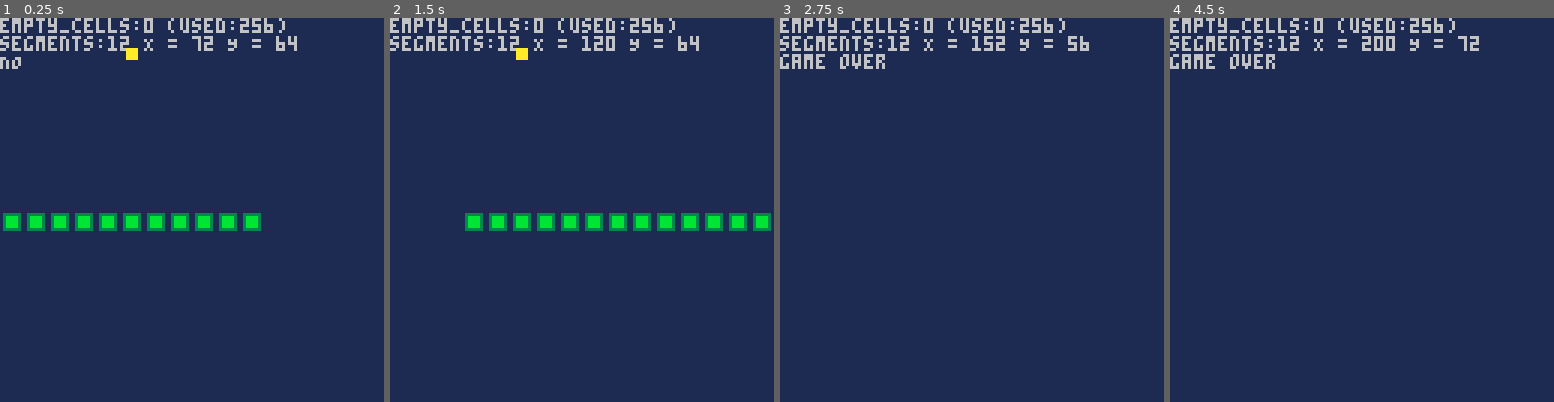
Above: before the commit, frames 1-4 (left to right).
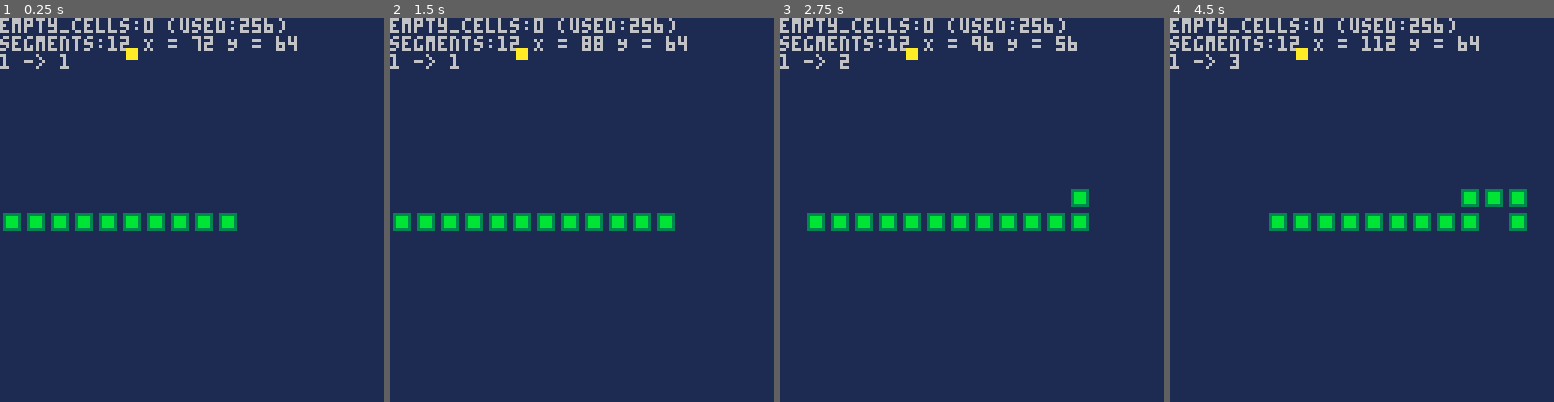
Above: after the commit, the same moments.

Repository: kakardo/Pico-8
Game: PICO-8 cartridge snake.p8
Two runs of this game, one before a commit and one after it. Both use one fixed random seed, a clock stepped at 60 frames per second and the inputs below.
Inputs:
- Up to frame 1 (0.25 s): no input
- Up to frame 2 (1.5 s): tap X (X key) at 0.33, 1.07 s; tap O (Z key) at 0.7 s
- Up to frame 3 (2.75 s): hold Right 1.6-2.1 s; tap O (Z key) at 1.7, 2.1, 2.5 s; tap X (X key) at 1.85 s; hold Up 2.15-2.42 s; hold Right from 2.47 s (still down)
- Up to frame 4 (4.5 s): tap O (Z key) every 0.4 s from 2.9 to 4.1 s; tap X (X key) at 2.97, 4.08 s; release Right at 3.03 s; hold Left 3.08-3.58 s; hold Down 3.63-3.97 s; hold Right from 4.02 s (still down)

The runs differ from the first frame. In frame 1, 0.4% of the frame differs, in the area x 0-68%, y 9-56%; in frame 2, 2.1%; in frame 3, 3.9%, in the area x 0-81%, y 4-56%; in frame 4, 3.7%.

Commit message:
Turning into body= snake ignores and continues forward (if possible)
Snake has a clear path in the current direction. If a turn command is given to the snake and there is no path to go because of the snakes body, the snake will ignore the command and continue forward unto the open and free path.

Diff:
--- a/main.lua
+++ b/main.lua
@@ -42,7 +42,7 @@
 step = 1
 
 -- game loop tick
-tick_goal = 5 -- Default = 5
+tick_goal = 15 -- Default = 5
 tick_count = 0
 
 score = 0
@@ -111,6 +111,7 @@
 			  " (used:"..used_cells..")")
 		print("segments:"..body.segments..
 			  ' X = '..head.x..' Y = '..head.y)
+	print(button_pushed.." -> "..head.dir)
 	end
 end
 
--- a/movement.lua
+++ b/movement.lua
@@ -34,16 +34,7 @@
 -- Move snake and update variable "just_moved" to TRUE
 function move()
 	went_backwards = avert_going_backwards()
-	if (went_backwards == true) then
-		--empty_cells_free(head.x, head.y)
-	end
-
 	update_snake(button_pushed)
-
-	if (went_backwards == true) then
-		--empty_cells_occupy(head.x, head.y)
-	end
-
 	just_moved = true
 end
 
--- a/snake.lua
+++ b/snake.lua
@@ -58,21 +58,19 @@
 
 -- Update the snakes movement table.
 function update_snake(button_pushed)
-	-- Add occupied cells to empty_cells-table
-	--empty_cells_free(body.x[body.segments], body.y[body.segments])
-	--empty_cells_occupy(body.x[head.x], body.y[head.y])
 
+	new_dir = button_pushed
 	last_head_pos_x = head.x
 	last_head_pos_y = head.y
 
 	-- Move head
-	if (button_pushed == 0) then
+	if (new_dir == 0) then
 		head.x += scale * (-step) -- LEFT
-	elseif (button_pushed == 1) then
+	elseif (new_dir == 1) then
 		head.x += scale * (step) -- RIGHT
-	elseif (button_pushed == 2) then
+	elseif (new_dir == 2) then
 		head.y += scale * (-step) -- UP
-	elseif (button_pushed == 3) then
+	elseif (new_dir == 3) then
 		head.y += scale * (step) -- DOWN
 	end
 
@@ -80,12 +78,25 @@
 		print("YES")
 		head.x = last_head_pos_x
 		head.y = last_head_pos_y
+		new_dir = head.dir
+
+		if (new_dir == 0) then
+			head.x += scale * (-step) -- LEFT
+		elseif (new_dir == 1) then
+			head.x += scale * (step) -- RIGHT
+		elseif (new_dir == 2) then
+			head.y += scale * (-step) -- UP
+		elseif (new_dir == 3) then
+			head.y += scale * (step) -- DOWN
+		end
 	else
 		print("NO")
 	end
 
+
+
 	-- Move body
-	head.dir = button_pushed
+	head.dir = new_dir
 
 	body.last_tail_pos_x = body.x[body.segments]
 	body.last_tail_pos_y = body.y[body.segments]
@@ -99,7 +110,6 @@
 	empty_cells_occupy(empty_cells, head.x, head.y)
 	empty_cells_free(empty_cells,
 	body.last_tail_pos_x, body.last_tail_pos_y)
-
 end
 
 -- Draw snake with its table as reference.
